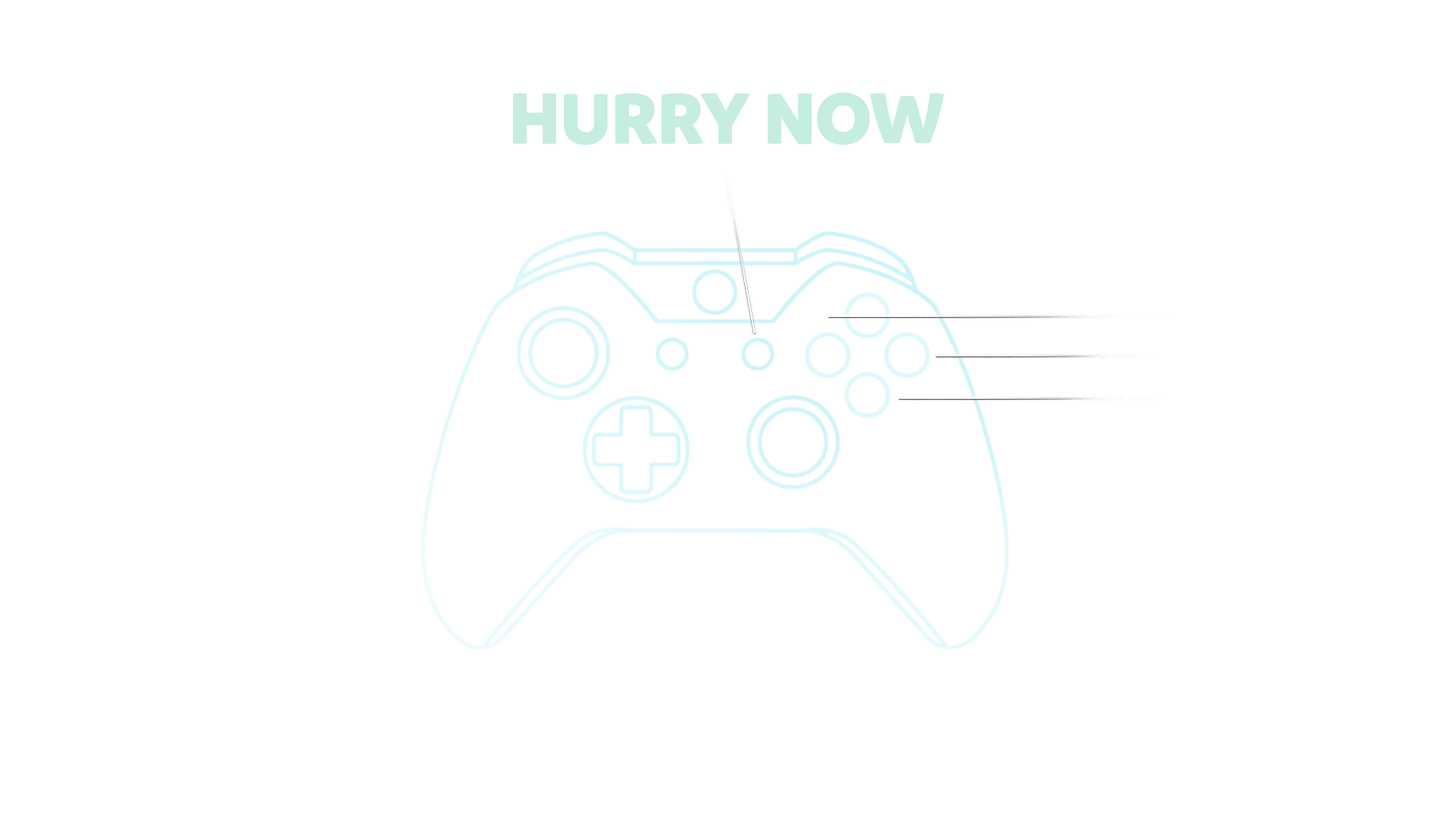
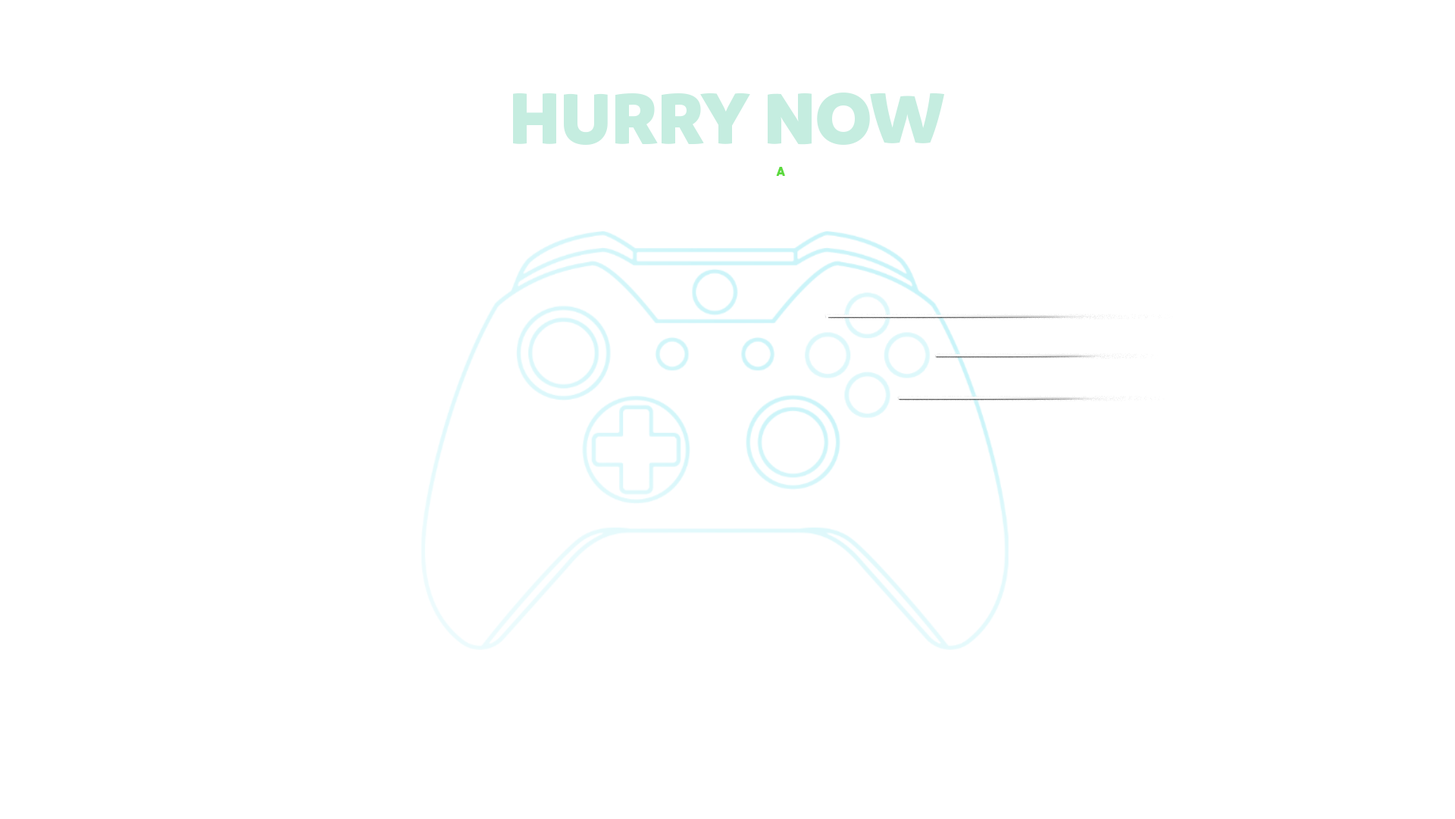
The second 1455 x 819 image is a revision of the first. Changes to its layers:
removed group "Artboard 1" (25 layers) over [724, 166, 786, 336]
moved "Group 2" out of group "Artboard 1" over [724, 166, 786, 336]
renamed "press start" to "no time to waste press a to begin", painted on it over [724, 166, 786, 176]
hid "Shape 1 copy 5", painted on it over [725, 172, 758, 334]
